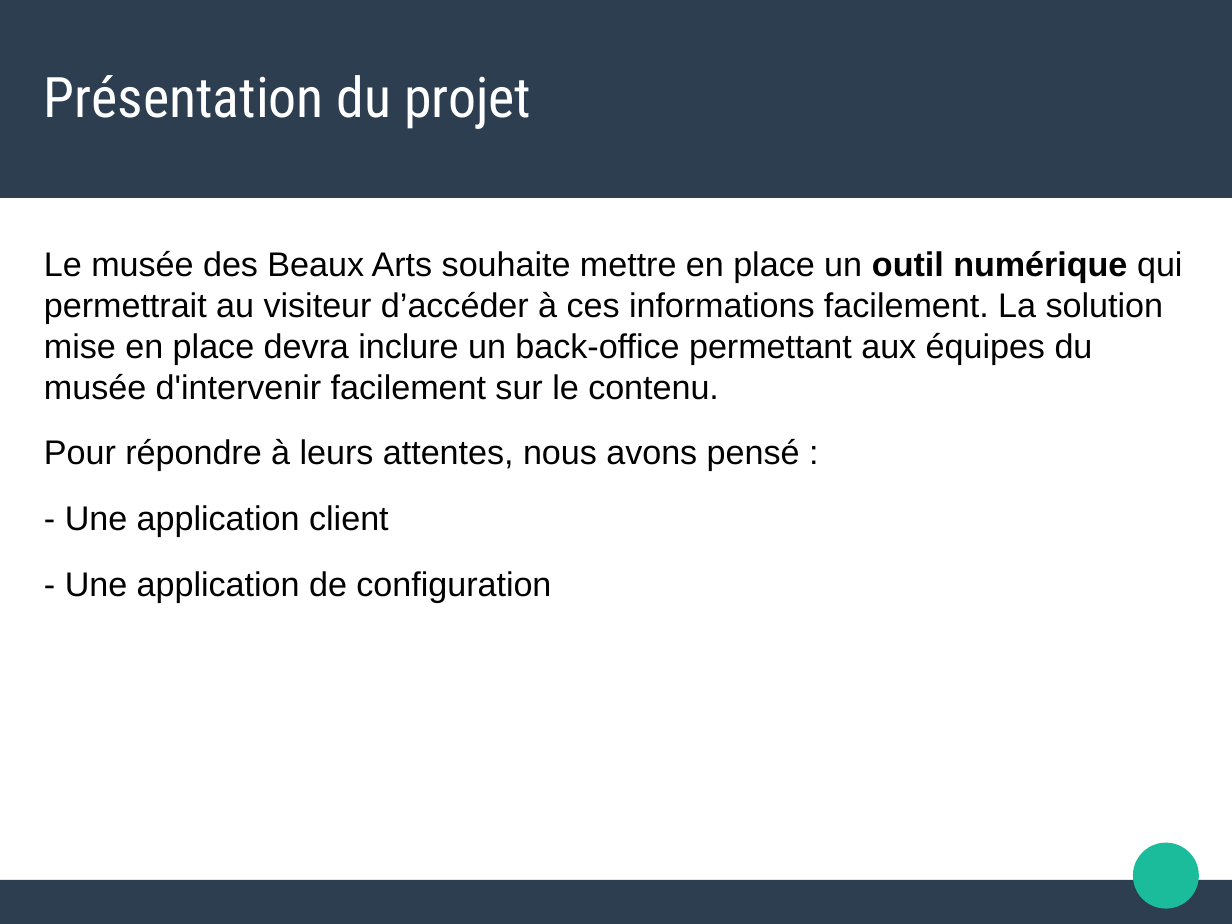
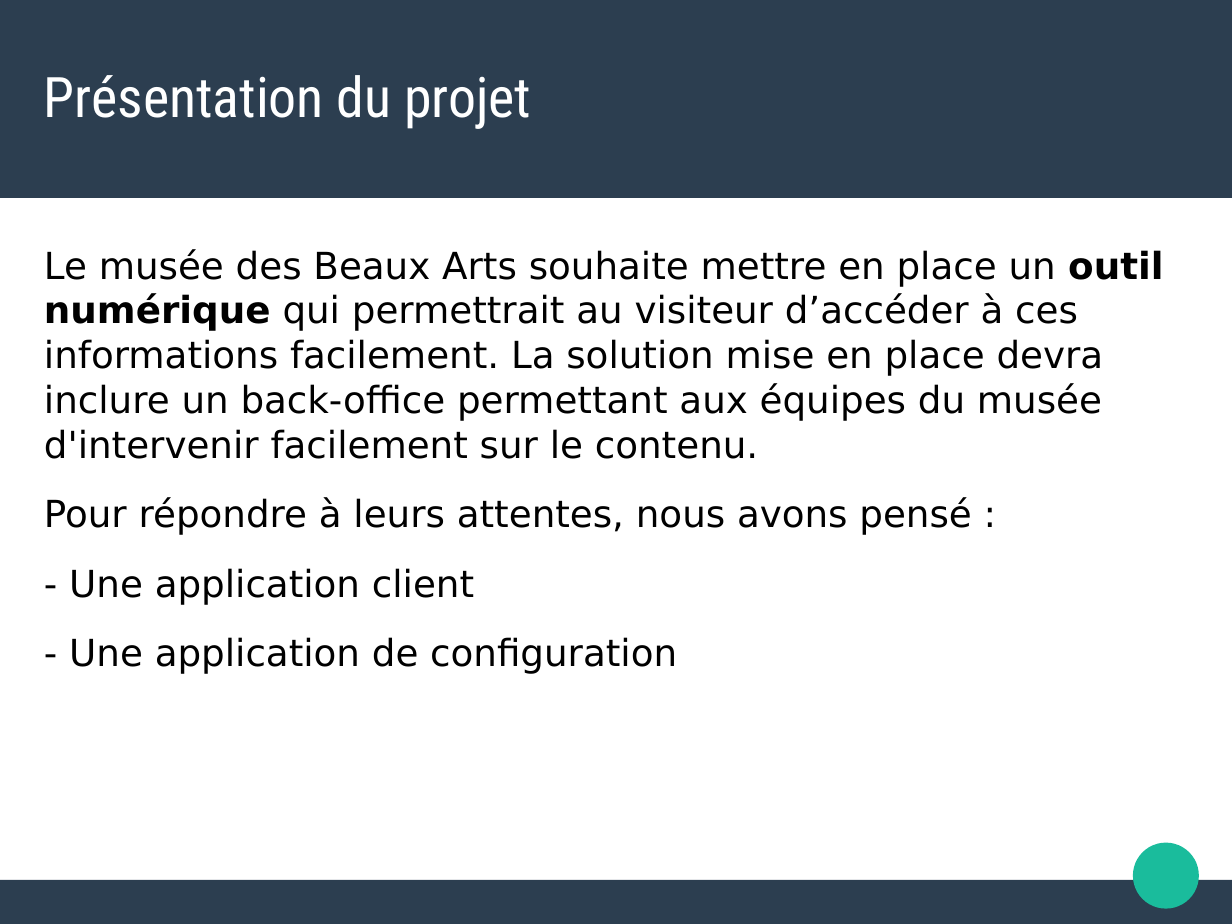
Before and after one commit to norips/Projet_MBA_ConfigCreator, a slide deck: slide 2 of Presentation_exam.odp. Drawn at 1232x924 pixels with LibreOffice and Linux fonts; fonts in the diff are those of the drawing. Boxes give left, top, right and bottom in pixels: in the first picture for what was removed or moved away, otherwise in the second. Text is boxed around its words. In the diff, an @@ line names an element or a change of style, - is before the commit and + after.

Commit message:
changement de font du diapo et correction de fautes d'orthographe

```diff
--- a/Presentation_exam.odp
+++ b/Presentation_exam.odp
@@ text "Le musée des Beaux Arts ..." at bbox=[44, 249, 1163, 674]: size 22 to 24 pt, font Arial to DejaVu Sans @@
```
Also in this commit, not shown: 7 other slides changed.
